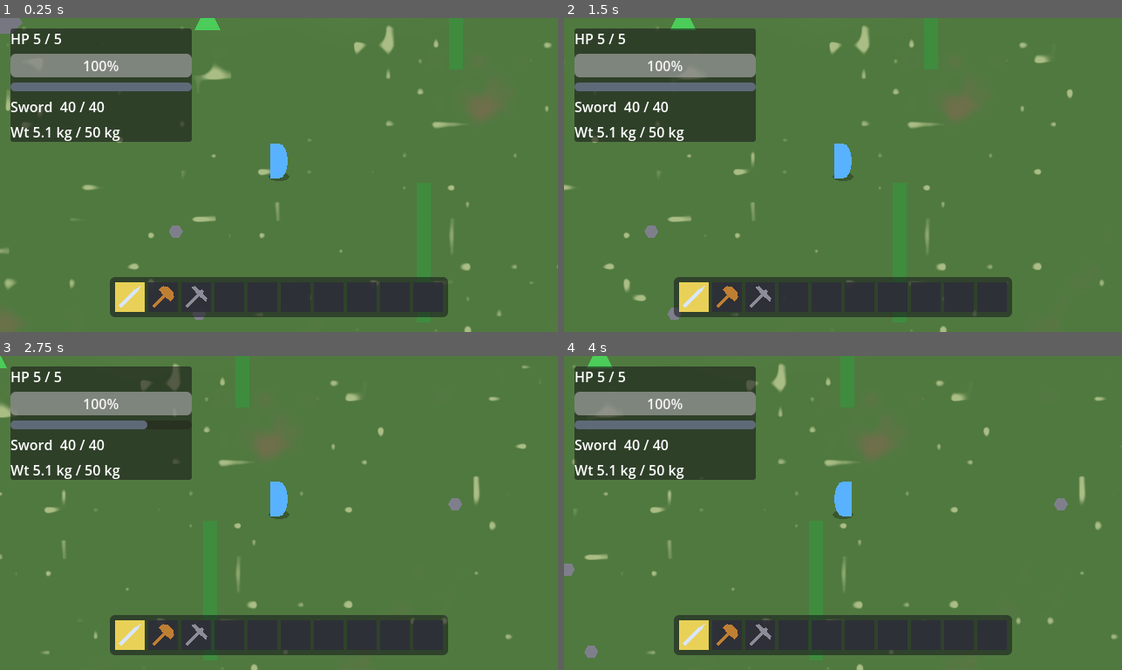
Above: before the commit, frames 1-4 (two rows, left to right).
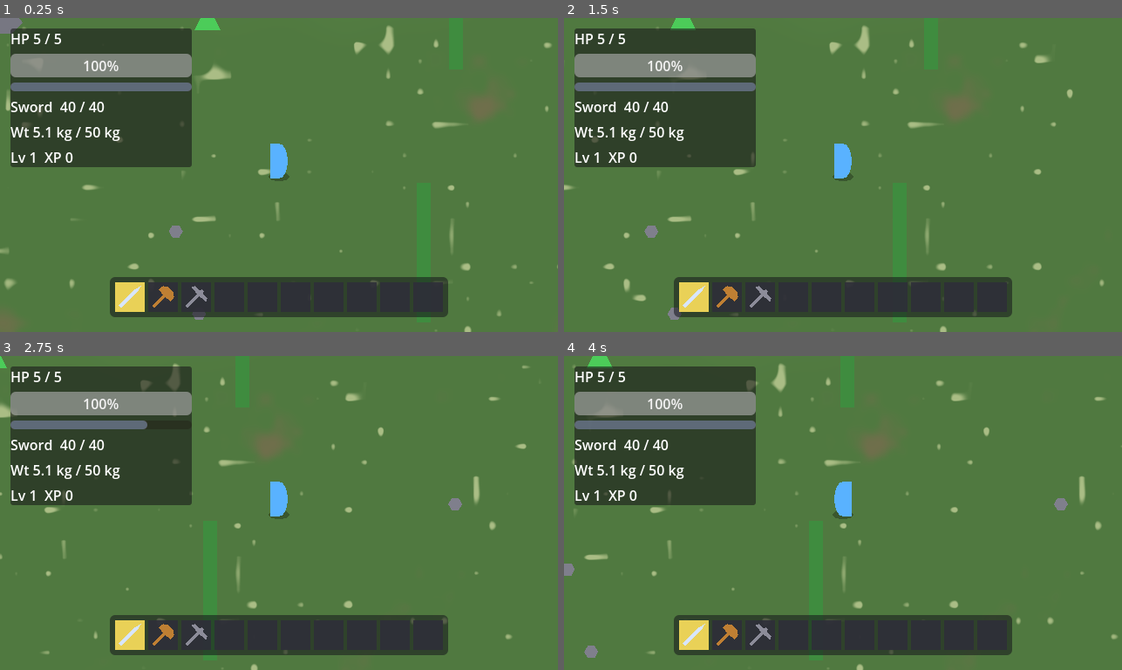
Above: after the commit, the same moments.

Repository: edgarsdzgz/kenslash
Game: Godot game, scene res://world/streaming_world.tscn
The game is run twice, just before and just after one commit, with the same random seed, the same clock (stepped at 60 frames per second) and the same inputs.
Inputs (mouse positions are in pixels of both pictures, inside the frame that each line leads up to):
- Up to frame 1 (0.25 s): no input
- Up to frame 2 (1.5 s): tap Enter at 0.5 s; move the mouse to (965, 159) at 0.52 s; hold D (move_right) 0.53-1.25 s; click (965, 159) at 0.6 s; drag from (731, 190) to (937, 52) at 1.27 s
- Up to frame 3 (2.75 s): tap Space (dodge) at 2, 2.1 s; move the mouse to (334, 443) at 2.02 s; hold D (move_right) from 2.03 s (still down); click (334, 443) at 2.3 s
- Up to frame 4 (4 s): release D (move_right) at 2.75 s; drag from (815, 575) to (770, 641) at 2.77 s; tap Enter at 3.5 s; move the mouse to (1010, 560) at 3.52 s; hold A (move_left) from 3.53 s (still down); tap F (the_action_button) at 3.6 s; click (1010, 560) at 3.8 s

The runs differ from the first frame. In frame 1, 2.6% of the frame differs, in the area x 1-35%, y 38-48%; in frame 2, 2.6%; in frame 3, 2.6%; in frame 4, 2.6%.

Commit message:
feat(progression): XP award hooks (kills + harvest) + HUD readout [Epic1 P1.2]
Bank XP into the Progression component from gameplay events:
- enemy kill -> exported xp_reward (default 20), awarded once in _on_died to the
  local 'player' group (killer-attribution flagged as an Epic 8 MP seam).
- harvest -> tree fell (15), rock mined (5/chip), forage (3); shared
  _award_harvest_xp helper on HarvestableBody keeps tree+rock DRY.
- player.award_xp() facade so events never reach the private _progression;
  progression_level()/progression_xp() read-only for the HUD.
- HUD LevelLabel polls the player each frame ('Lv N  XP M'), same read-only
  pattern the HUD already uses.
All XP amounts are integer constants -- no Time/OS/RNG on any award path.

Epic 1 Phase 1 Part 1.2. Suite 360 -> 368 PASS / 0 FAIL (+8). progression.gd
curve/awards unchanged; main.tscn + streaming generation untouched.

Diff:
--- a/enemy/enemy.gd
+++ b/enemy/enemy.gd
@@ -52,6 +52,10 @@
 ## Seconds a provoked passive type stays hostile with NO new hit AND the target out of leash range
 ## before it calms back to its passive state. See tick_deaggro().
 @export var deaggro_time: float = 6.0
+## XP granted to the player when THIS enemy dies (plan-epic1-parts.md Part 1.2, the kill-XP hook). A
+## flat TUNING constant/default -- integer, no Time/OS/RNG, so a headless test asserts the exact award;
+## a tougher subclass or a scene can override the value directly. See the award in _on_died().
+@export var xp_reward: int = 20
 
 ## Set true the instant the enemy dies. A headless test reads this instead of
 ## racing queue_free()'s deferred deletion.
@@ -309,6 +313,15 @@
 	is_dead = true # the _physics_process early-return already halts AI/movement.
 	print("[enemy] died -- death lurch + blink, then free")
 
+	# XP-on-kill (plan-epic1-parts.md Part 1.2): the instant this enemy dies, bank its xp_reward on the
+	# player's Progression. Resolved through the "player" group -- the SAME group the AI targets through
+	# -- so the enemy holds no hard path to the player. Awarded ONCE (guarded by the _dying latch above).
+	# SINGLE-PLAYER: the award goes to the local player. MP KILLER-ATTRIBUTION (crediting the peer whose
+	# blow landed, not just the local player) is an Epic 8 seam -- patterns/multiplayer-architecture.md.
+	var killer: Player = get_tree().get_first_node_in_group("player") as Player
+	if killer != null:
+		killer.award_xp(xp_reward)
+
 	# Player passes THROUGH the corpse, and it stops taking / dealing hits.
 	$CollisionShape2D.set_deferred("disabled", true)
 	_hurtbox.set_deferred("monitoring", false)
--- a/player/player.gd
+++ b/player/player.gd
@@ -479,4 +479,21 @@
 func collect(item: ItemData, count: int) -> int:
 	return _pickup.collect(self, item, count)
 
+
+# --- Progression facade (Part 1.2) ----------------------------------------------------
+## XP award facade -> the Progression. Enemy kills (enemy.gd) and harvest yields (tree/rock/forageable)
+## resolve the player through the "player" group and call this to bank XP, so they never reach into the
+## private _progression themselves. Single-player: the local player. Integer amounts, no Time/OS/RNG --
+## Progression.add_xp does the deterministic level/point banking (Part 1.1, unchanged).
+func award_xp(amount: int) -> void:
+	_progression.add_xp(amount)
+
+
+## Progression readouts the HUD polls each frame for its level/xp line -- the SAME read-only pattern it
+## uses for stamina/health (the player never pushes into the HUD; the HUD reads the player).
+func progression_level() -> int:
+	return _progression.level
+func progression_xp() -> int:
+	return _progression.xp
+
 # Verified against: Godot 4.7.1 (2026-07-19)
--- a/tests/smoke_slash.gd
+++ b/tests/smoke_slash.gd
@@ -109,6 +109,9 @@
 	# --- Progression: XP + level curve + two-currency banking (self-contained: pure instances + own player) ---
 	await TestProgression.new().run(ctx)
 
+	# --- XP award hooks (kill/fell/mine/forage) + level boundary + HUD readout (self-contained, remote) ---
+	await TestXpAward.new().run(ctx)
+
 	# --- Boulder terrain Environment #2 (self-contained: own holders/players/boulders + ChunkManager) ---
 	await TestBoulder.new().run(ctx)
 
--- /dev/null
+++ b/tests/test_xp_award.gd
@@ -0,0 +1,211 @@
+class_name TestXpAward extends RefCounted
+## XP AWARD HOOKS + HUD readout (plan-epic1-parts.md Phase 1, Part 1.2). Part 1.1 proved the Progression
+## component banks XP/level/points deterministically; THIS module proves the gameplay HOOKS feed it the
+## right integer awards and the HUD reflects the result. It exercises every award seam end to end:
+##   * KILL       -- an enemy's death (enemy.gd _on_died) grants its exact xp_reward to the player;
+##   * FELL       -- felling a tree (tree.gd _on_broke) grants exactly XP_PER_FELL, ONCE;
+##   * MINE       -- N affecting mines on a rock (rock.gd) grant exactly N * XP_PER_MINE (one per chip);
+##   * FORAGE     -- foraging (forageable.gd interact) grants exactly XP_PER_FORAGE to the picker;
+##   * BOUNDARY   -- a scripted forage sequence CROSSES the level-2 threshold and banks the right points;
+##   * HUD        -- the HUD's level/xp line reflects the live progression (readout value, not pixels).
+##
+## Determinism: every award is an integer CONSTANT (no Time/OS/RNG), so each leg asserts an EXACT value.
+## The kill/fell/mine hooks resolve the recipient through the "player" group (single-player: the local
+## player) exactly as the game does, so those legs read that SAME group-resolved player and assert the
+## DELTA -- robust to whatever XP that shared player already banked in earlier legs. The forage/boundary
+## legs use fresh REMOTE players (forageable.interact awards the passed-in player directly, so the target
+## is fully controlled). Self-contained: own holders/players/enemies/harvestables at a remote region,
+## freed per leg. Registered in tests/smoke_slash.gd, mirroring tests/test_progression.gd.
+
+## Remote region for this module's own nodes, clear of every other self-contained module's coords
+## (test_progression uses 52000; harvest uses <=1000; this sits far past them).
+const BASE: Vector2 = Vector2(60000, 0)
+
+const ENEMY_SCENE: PackedScene = preload("res://enemy/enemy.tscn")
+const TREE_SCENE: PackedScene = preload("res://world/tree.tscn")
+const ROCK_SCENE: PackedScene = preload("res://world/rock.tscn")
+const PEBBLE_SCENE: PackedScene = preload("res://world/pebble.tscn")
+const PLAYER_SCENE: PackedScene = preload("res://player/player.tscn")
+
+
+func run(ctx: TestContext) -> void:
+	print("[xp-award] --- Part 1.2: kill / fell / mine / forage XP hooks + level-boundary + HUD readout ---")
+	await _kill_leg(ctx)
+	await _fell_leg(ctx)
+	await _mine_leg(ctx)
+	await _forage_leg(ctx)
+	await _boundary_leg(ctx)
+	await _hud_leg(ctx)
+
+
+## KILL: an enemy that dies grants its exact xp_reward to the player resolved through the "player" group
+## (the same group enemy.gd _on_died awards through). `died` fires synchronously inside take_damage and the
+## award runs before any await in _on_died, so the XP is banked the instant the lethal blow lands.
+func _kill_leg(ctx: TestContext) -> void:
+	var holder: Node2D = Node2D.new()
+	ctx.tree.root.add_child(holder)
+	var enemy: Enemy = ENEMY_SCENE.instantiate() as Enemy
+	holder.add_child(enemy)
+	enemy.global_position = BASE
+	await ctx.tree.physics_frame
+
+	var gp: Player = ctx.tree.get_first_node_in_group("player") as Player
+	var reward: int = enemy.xp_reward
+	var before: int = gp._progression.xp if gp != null else -1
+	var eh: HealthComponent = enemy.get_node("HealthComponent") as HealthComponent
+	eh.take_damage(eh.current_health)  # guaranteed lethal -> died -> _on_died awards synchronously
+	ctx.check(gp != null and gp._progression.xp == before + reward and reward == 20,
+		"killing an enemy grants its exact xp_reward (%d) to the player's progression (%d -> %d)" % [reward, before, gp._progression.xp if gp != null else -1],
+		"kill XP wrong (before %d after %d reward %d)" % [before, gp._progression.xp if gp != null else -1, reward])
+
+	holder.queue_free()
+	await ctx.tree.physics_frame
+
+
+## FELL: felling a tree (integrity -> 0 -> _on_broke) grants exactly XP_PER_FELL, ONCE, to the group
+## player. The wood-burst is deferred by the fall animation, but the XP is awarded on the felling frame,
+## so we read it immediately after driving integrity to 0. XP_PER_FELL is read straight off tree.gd's
+## script constant map (tree.gd has no class_name -- `Tree` collides with Godot's native control).
+func _fell_leg(ctx: TestContext) -> void:
+	var holder: Node2D = Node2D.new()
+	ctx.tree.root.add_child(holder)
+	var tree_node: StaticBody2D = TREE_SCENE.instantiate() as StaticBody2D
+	holder.add_child(tree_node)
+	tree_node.global_position = BASE + Vector2(1000, 0)
+	await ctx.tree.physics_frame
+
+	var fell_xp: int = int(tree_node.get_script().get_script_constant_map()["XP_PER_FELL"])
+	var gp: Player = ctx.tree.get_first_node_in_group("player") as Player
+	var before: int = gp._progression.xp if gp != null else -1
+	var tree_mat: DurabilityComponent = tree_node.get_node("Material") as DurabilityComponent
+	tree_mat.wear(tree_mat.current_durability)  # integrity -> 0 -> felled -> award once
+	ctx.check(gp != null and gp._progression.xp == before + fell_xp and fell_xp == 15,
+		"felling a tree grants exactly XP_PER_FELL (%d) once (%d -> %d)" % [fell_xp, before, gp._progression.xp if gp != null else -1],
+		"tree-fell XP wrong (before %d after %d fell_xp %d)" % [before, gp._progression.xp if gp != null else -1, fell_xp])
+
+	holder.queue_free()
+	await ctx.tree.physics_frame
+
+
+## MINE: each AFFECTING mine chips a stone AND grants XP_PER_MINE (fired in _on_integrity_changed, the
+## mine-to-0 hit included), so N mines on an integrity-N rock grant exactly N * XP_PER_MINE to the group
+## player. A Band-C whiff never reaches that hook, so it grants no XP either (covered by the yield gate).
+func _mine_leg(ctx: TestContext) -> void:
+	var holder: Node2D = Node2D.new()
+	ctx.tree.root.add_child(holder)
+	var rock_node: Rock = ROCK_SCENE.instantiate() as Rock
+	holder.add_child(rock_node)
+	rock_node.global_position = BASE + Vector2(2000, 0)
+	await ctx.tree.physics_frame
+
+	var gp: Player = ctx.tree.get_first_node_in_group("player") as Player
+	var before: int = gp._progression.xp if gp != null else -1
+	var rock_mat: DurabilityComponent = rock_node.get_node("Material") as DurabilityComponent
+	var n_hits: int = rock_mat.current_durability  # integrity N
+	for _i in range(n_hits):
+		rock_mat.wear(1)
+		await ctx.tree.physics_frame
+	var expected: int = n_hits * Rock.XP_PER_MINE
+	ctx.check(gp != null and gp._progression.xp == before + expected and Rock.XP_PER_MINE == 5,
+		"mining a rock grants XP_PER_MINE (%d) per affecting mine -- %d mines banked %d (%d -> %d)" % [Rock.XP_PER_MINE, n_hits, expected, before, gp._progression.xp if gp != null else -1],
+		"rock-mine XP wrong (before %d after %d expected +%d)" % [before, gp._progression.xp if gp != null else -1, expected])
+
+	holder.queue_free()
+	await ctx.tree.physics_frame
+
+
+## FORAGE: foraging grants XP_PER_FORAGE to the PICKER. forageable.interact(player) awards the passed-in
+## player directly (no group lookup -- the Interaction subsystem already has the player), so this leg uses
+## a FRESH remote player and asserts its exact XP gain from a single pebble gather.
+func _forage_leg(ctx: TestContext) -> void:
+	var holder: Node2D = Node2D.new()
+	ctx.tree.root.add_child(holder)
+	var player: Player = PLAYER_SCENE.instantiate() as Player
+	player.pickup_radius = 0.0  # inert like the other remote players
+	holder.add_child(player)
+	player.global_position = BASE + Vector2(3000, 0)
+	await ctx.settle_idle()
+	await ctx.tree.physics_frame
+
+	var forage_xp: int = Forageable.XP_PER_FORAGE
+	var before: int = player._progression.xp
+	var pebble: Pebble = PEBBLE_SCENE.instantiate() as Pebble
+	holder.add_child(pebble)
+	pebble.global_position = player.global_position
+	await ctx.tree.physics_frame
+	pebble.interact(player)  # gather -> collect the stone + award XP_PER_FORAGE to THIS player
+	await ctx.tree.physics_frame
+	ctx.check(player._progression.xp == before + forage_xp and forage_xp == 3,
+		"foraging a pebble grants exactly XP_PER_FORAGE (%d) to the picker (%d -> %d)" % [forage_xp, before, player._progression.xp],
+		"forage XP wrong (before %d after %d forage_xp %d)" % [before, player._progression.xp, forage_xp])
+
+	holder.queue_free()
+	await ctx.tree.physics_frame
+
+
+## BOUNDARY: a scripted sequence of REAL forage awards crosses the level-2 threshold (100 xp) and banks
+## the right points. With XP_PER_FORAGE=3 the first crossing lands at 34 forages -> 102 xp -> level 2,
+## which must bank exactly +1 talent + +1 blueprint (one qualifying level-up, Track A + Track B). Driven
+## on a fresh controlled player so the accumulation starts from a known 0. Proves the hooks integrate with
+## the Progression curve across a boundary, not just a single flat award.
+func _boundary_leg(ctx: TestContext) -> void:
+	var holder: Node2D = Node2D.new()
+	ctx.tree.root.add_child(holder)
+	var player: Player = PLAYER_SCENE.instantiate() as Player
+	player.pickup_radius = 0.0
+	holder.add_child(player)
+	player.global_position = BASE + Vector2(4000, 0)
+	await ctx.settle_idle()
+	await ctx.tree.physics_frame
+
+	var forage_xp: int = Forageable.XP_PER_FORAGE
+	var guard: int = 0
+	while player._progression.level < 2 and guard < 100:
+		var pebble: Pebble = PEBBLE_SCENE.instantiate() as Pebble
+		holder.add_child(pebble)
+		pebble.interact(player)  # +XP_PER_FORAGE each, through the real forage hook
+		await ctx.tree.physics_frame
+		guard += 1
+
+	var crossed_xp: int = guard * forage_xp  # exact xp at the first crossing (34 * 3 = 102)
+	ctx.check(player._progression.level == 2 and player._progression.xp == crossed_xp
+			and player._progression.talent_points == 1 and player._progression.blueprint_points == 1,
+		"a scripted forage sequence crossed the level-2 boundary (%d forages -> %d xp) and banked exactly 1 talent + 1 blueprint" % [guard, crossed_xp],
+		"boundary crossing banked wrong (L%d xp%d T%d B%d after %d forages)" % [player._progression.level, player._progression.xp, player._progression.talent_points, player._progression.blueprint_points, guard])
+
+	holder.queue_free()
+	await ctx.tree.physics_frame
+
+
+## HUD: the HUD's level/xp line reflects the live Progression (readout value + structure, not rendered
+## pixels -- Control nodes exist and _process runs headless; only rendering is absent). Uses the shipped
+## streaming_world.tscn (which hosts + binds the HUD), drives the bound player's XP directly across a
+## level-up, and asserts the HUD text follows via its per-frame read (the player never pushes into the HUD).
+func _hud_leg(ctx: TestContext) -> void:
+	var sw_scene: PackedScene = load("res://world/streaming_world.tscn")
+	ctx.check(sw_scene != null, "streaming_world.tscn loads (hosts the level/xp HUD readout)", "streaming_world.tscn failed to load")
+	if sw_scene == null:
+		return
+	var sw: Node2D = sw_scene.instantiate() as Node2D
+	ctx.tree.root.add_child(sw)
+	var player: Player = sw.get_node("Player") as Player
+	player.pickup_radius = 0.0  # presentation test, not pickup -- suppress the origin-litter magnet
+	await ctx.settle_idle()
+	await ctx.settle_idle()
+
+	var hud: Hud = sw.get_node("HUD") as Hud
+	ctx.check(hud != null and hud.level_text() == "Lv 1  XP 0",
+		"HUD level/xp readout starts at 'Lv 1  XP 0' (\"" + (hud.level_text() if hud != null else "<null>") + "\")",
+		"HUD level/xp readout not at the fresh default (\"" + (hud.level_text() if hud != null else "<null>") + "\")")
+
+	# Award 100 xp -> exactly the level-2 threshold; the per-frame HUD pass shows the new level + xp.
+	player.award_xp(100)
+	await ctx.settle_idle()
+	ctx.check(player._progression.level == 2 and hud.level_text() == "Lv 2  XP 100",
+		"HUD level/xp readout follows the award across a level-up (\"" + hud.level_text() + "\")",
+		"HUD level/xp readout did not reflect the award (\"" + hud.level_text() + "\")")
+
+	sw.queue_free()
+	await ctx.settle_idle()
+
+# Verified against: Godot 4.7.1 (2026-07-19)
--- a/ui/hud.gd
+++ b/ui/hud.gd
@@ -50,6 +50,9 @@
 @onready var _tool_label: Label = $Backdrop/Column/ToolLabel
 ## Carried-weight readout below the tool label (design-weight.md "HUD"); refreshed each frame.
 @onready var _weight_label: Label = $Backdrop/Column/WeightLabel
+## Level + XP readout (plan-epic1-parts.md Part 1.2): the progression spine's HUD line, refreshed each
+## frame from the player's Progression via the read-only facade -- the player never pushes into the HUD.
+@onready var _level_label: Label = $Backdrop/Column/LevelLabel
 ## The hotbar row lives in its OWN bottom-center anchor (Minecraft-style), separate from the
 ## top-left health/tool Backdrop. A CenterContainer anchored to the bottom edge keeps it
 ## horizontally centered and re-centers automatically on window resize -- no manual math. The
@@ -97,6 +100,7 @@
 	_refresh_stamina(delta)
 	_refresh_tool()
 	_refresh_weight()
+	_refresh_level()
 	_hotbar.refresh()
 	_refresh_prompt()
 
@@ -151,6 +155,13 @@
 			var code: int = k.physical_keycode if k.physical_keycode != 0 else k.keycode
 			return OS.get_keycode_string(code)
 	return "?"
+
+
+## Level + XP readout (plan-epic1-parts.md Part 1.2): poll the player's Progression each frame via the
+## read-only facade and render a single legible line "Lv <level>  XP <xp>". Presentation only -- the XP
+## award hooks live in the gameplay path (enemy kills / harvest), never here; the HUD only reads.
+func _refresh_level() -> void:
+	_level_label.text = "Lv %d  XP %d" % [_player.progression_level(), _player.progression_xp()]
 
 
 func _refresh_health() -> void:
@@ -234,6 +245,11 @@
 	return _tool_label.text
 
 
+## The level + XP readout currently SHOWN (e.g. "Lv 2  XP 120"), for the headless HUD/XP test.
+func level_text() -> String:
+	return _level_label.text
+
+
 ## The carried-weight readout currently SHOWN (e.g. "Wt 5.1 kg / 50 kg"), for the headless HUD test.
 func weight_text() -> String:
 	return _weight_label.text
--- a/ui/hud.tscn
+++ b/ui/hud.tscn
@@ -60,6 +60,9 @@
 [node name="WeightLabel" type="Label" parent="Backdrop/Column"]
 text = "Wt 0 / 50"
 
+[node name="LevelLabel" type="Label" parent="Backdrop/Column"]
+text = "Lv 1  XP 0"
+
 [node name="SelectionLabel" type="Label" parent="."]
 anchor_left = 0.0
 anchor_top = 1.0
--- a/world/forageable.gd
+++ b/world/forageable.gd
@@ -15,6 +15,11 @@
 ## The verb the HUD shows after the action key (the Interaction contract) -- "Harvest" a bush, "Gather"
 ## a pebble. Each subclass sets its own in _init(); exported so an authored variant could override it.
 @export var verb: String = "Forage"
+
+## XP granted to the player for foraging this node (plan-epic1-parts.md Part 1.2, harvest-XP hook). A flat
+## TUNING constant shared by every forageable (bush + pebble) -- integer, no Time/OS/RNG -- awarded once
+## per forage in interact(). Smallest of the harvest rewards, matching the low-effort forage.
+const XP_PER_FORAGE: int = 3
 
 
 func _ready() -> void:
@@ -41,6 +46,11 @@
 		var count: int = pair[1]
 		if item != null and count > 0:
 			player.collect(item, count)
+	# Harvest XP on forage (Part 1.2): award once to the foraging player. We already HAVE the player here
+	# (the Interaction subsystem passed it in), so this awards directly -- no "player"-group lookup needed,
+	# unlike the attack-driven Tree/Rock. Guarded so a non-player caller cannot crash the harvest.
+	if player.has_method("award_xp"):
+		player.award_xp(XP_PER_FORAGE)
 	queue_free()
 
 
--- a/world/harvestable_body.gd
+++ b/world/harvestable_body.gd
@@ -89,4 +89,16 @@
 	parent.add_child.call_deferred(drop)
 	drop.set_deferred("global_position", at)
 
+
+## Award `amount` XP to the local player's Progression for a harvest on this body (plan-epic1-parts.md
+## Part 1.2). Resolved through the "player" group -- the SAME group the pickup magnet + enemy AI use --
+## so the body holds no hard path to the player; a null player (a headless harvest with no player in the
+## tree) is a guarded no-op. The Rock calls this per affecting mine, the Tree once on fell -- each with
+## its own labelled TUNING constant. Deterministic: `amount` is an integer const, no Time/OS/RNG. MP:
+## single-player awards the LOCAL player; per-killer/per-harvester attribution is an Epic 8 seam.
+func _award_harvest_xp(amount: int) -> void:
+	var p: Player = get_tree().get_first_node_in_group("player") as Player
+	if p != null:
+		p.award_xp(amount)
+
 # Verified against: Godot 4.7.1 (2026-07-19)
--- a/world/rock.gd
+++ b/world/rock.gd
@@ -24,6 +24,11 @@
 ## stone per successful pick (a tree, by contrast, yields on fell).
 @export var yield_item: ItemData = preload("res://data/stone.tres")
 
+## XP granted to the player PER affecting mine (plan-epic1-parts.md Part 1.2, harvest-XP hook). A flat
+## TUNING constant -- integer, no Time/OS/RNG -- awarded on every chip (each durability_changed, the
+## mine-to-0 included), mirroring the per-hit stone yield. Banked via HarvestableBody._award_harvest_xp.
+const XP_PER_MINE: int = 5
+
 
 ## Author this rock's material stats (the base defaults are generic placeholders): a soft gray stone.
 func _init() -> void:
@@ -38,6 +43,9 @@
 	# (the mine-to-0 one INCLUDED), so each pick chips its stone here -- NOT in _on_broke (that would
 	# double the last stone). A Band-C whiff never reduces integrity, so no stone drops.
 	_spawn_drop(yield_item, global_position + _YIELD_OFFSET)
+	# Harvest XP PER affecting mine (Part 1.2): fires alongside each stone chip. This hook only runs on an
+	# affecting hit, so a Band-C whiff -- which never reaches here -- correctly grants no XP either.
+	_award_harvest_xp(XP_PER_MINE)
 
 
 ## Integrity hit 0: the rock is mined out. The stone for THIS final pick was already spawned by
--- a/world/tree.gd
+++ b/world/tree.gd
@@ -24,6 +24,11 @@
 @export var yield_item: ItemData = preload("res://data/wood.tres")
 @export var yield_amount: int = 3
 
+## XP granted to the player for FELLING this tree (plan-epic1-parts.md Part 1.2, harvest-XP hook). A flat
+## TUNING constant -- integer, no Time/OS/RNG -- awarded ONCE on fell (integrity 0), unlike the rock's
+## per-mine chip. Banked via the base HarvestableBody._award_harvest_xp("player"-group) helper.
+const XP_PER_FELL: int = 15
+
 
 ## Author this tree's material stats (the base defaults are generic placeholders): soft green wood the
 ## axe (power 5) fells with zero wear (Band A).
@@ -42,6 +47,9 @@
 ## after it has fallen), lie a beat, and free. Overrides the base's plain queue_free.
 func _on_broke() -> void:
 	print("[tree] felled")
+	# Harvest XP on FELL (Part 1.2): award once at the felling moment (integrity 0), independent of the
+	# wood-burst which the fall animation defers -- so a headless test sees the XP the instant it topples.
+	_award_harvest_xp(XP_PER_FELL)
 	_fall_break_and_free()
 
 
Not shown, added: tests/test_xp_award.gd.uid
